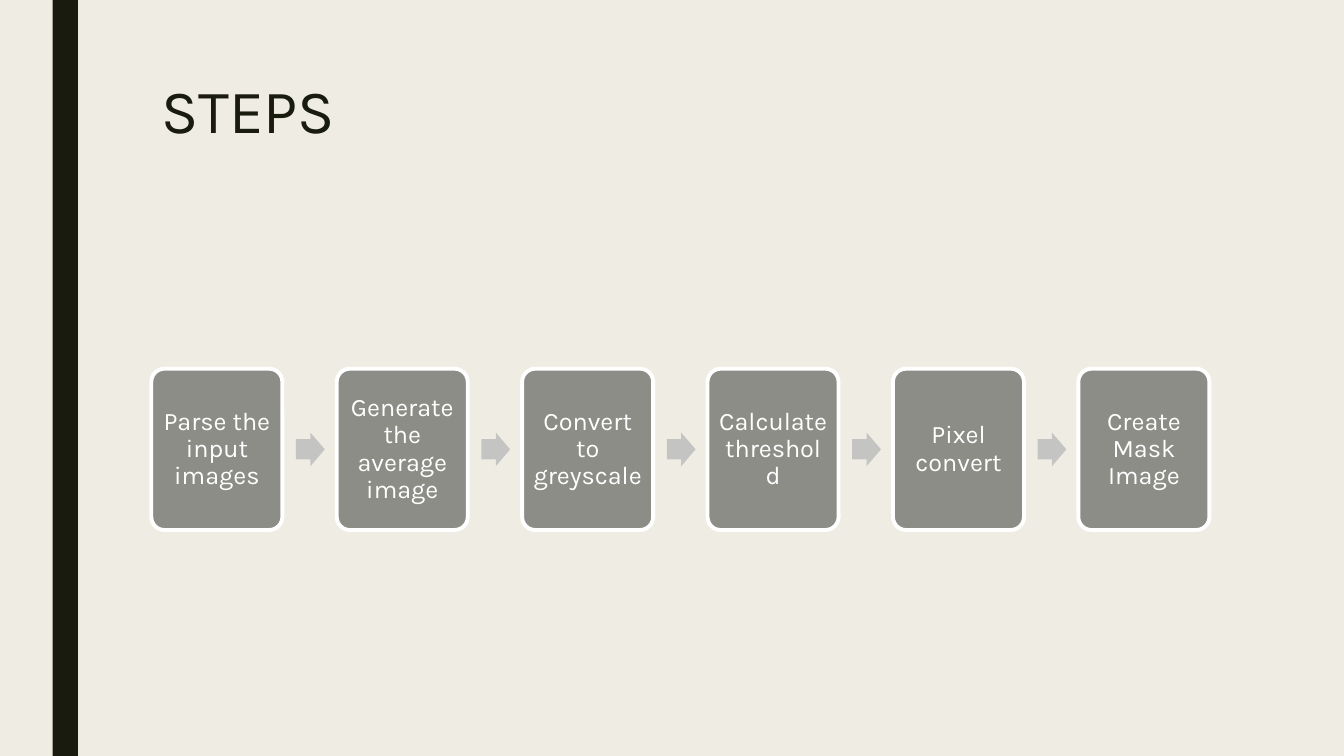
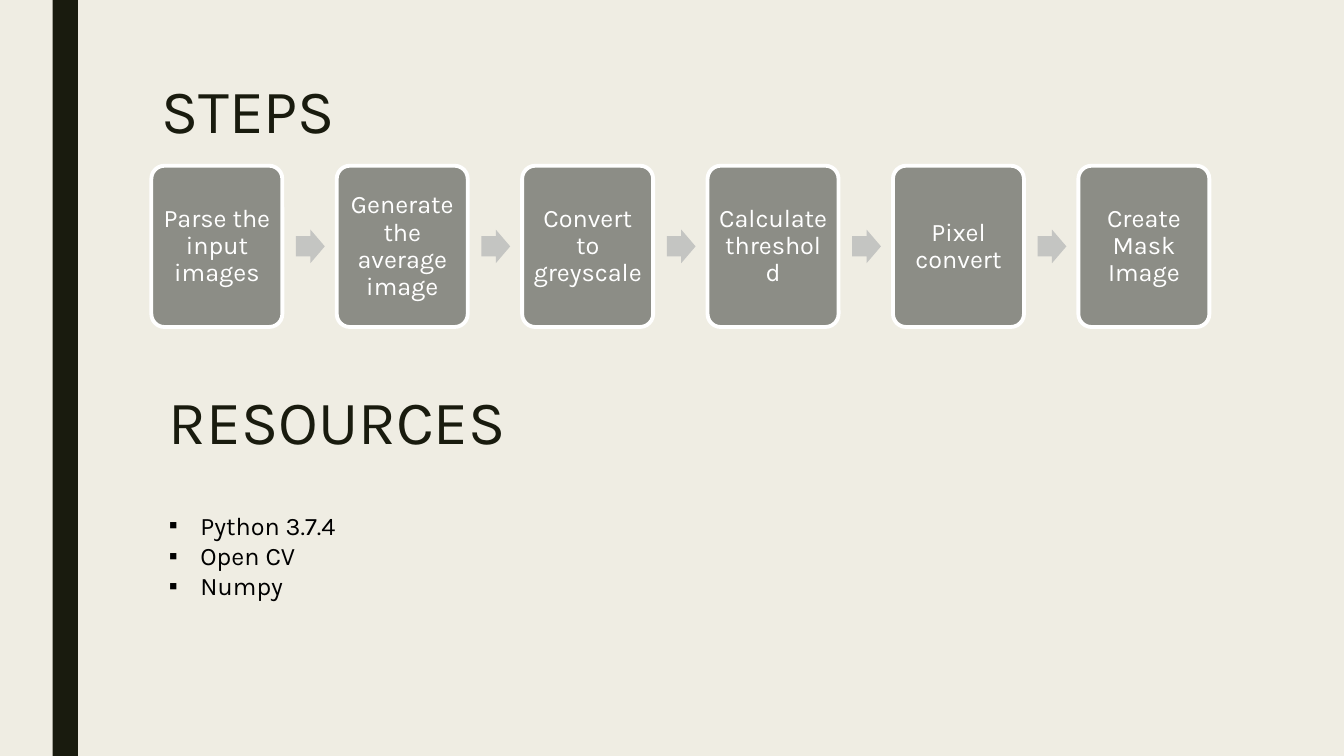
Before and after one commit to Soundarya27/CS513, a slide deck: slide 4 of Presentation1.pptx. Drawn at 1344x756 pixels with LibreOffice and Linux fonts; fonts in the diff are those of the drawing. Boxes give left, top, right and bottom in pixels: in the first picture for what was removed or moved away, otherwise in the second. Text is boxed around its words. In the diff, an @@ line names an element or a change of style, - is before the commit and + after.

Commit message:
updated presentation

```diff
--- a/Presentation1.pptx
+++ b/Presentation1.pptx
@@ 6 texts, 6 rounded rectangles, 5 right arrows: place and size @@
-6 texts, 6 rounded rectangles, 5 right arrows at box(151, 369, 1210, 530)
+6 texts, 6 rounded rectangles, 5 right arrows at box(151, 165, 1210, 327)
@@ text added at box(169, 404, 506, 445), 44 pt, text #191B0E @@
+RESOURCES
@@ text added at box(200, 517, 336, 601), 18 pt, text #000000 @@
+▪ Python 3.7.4
+▪ Open CV
+▪ Numpy
```
Also in this commit, not shown: 2 slides added.
